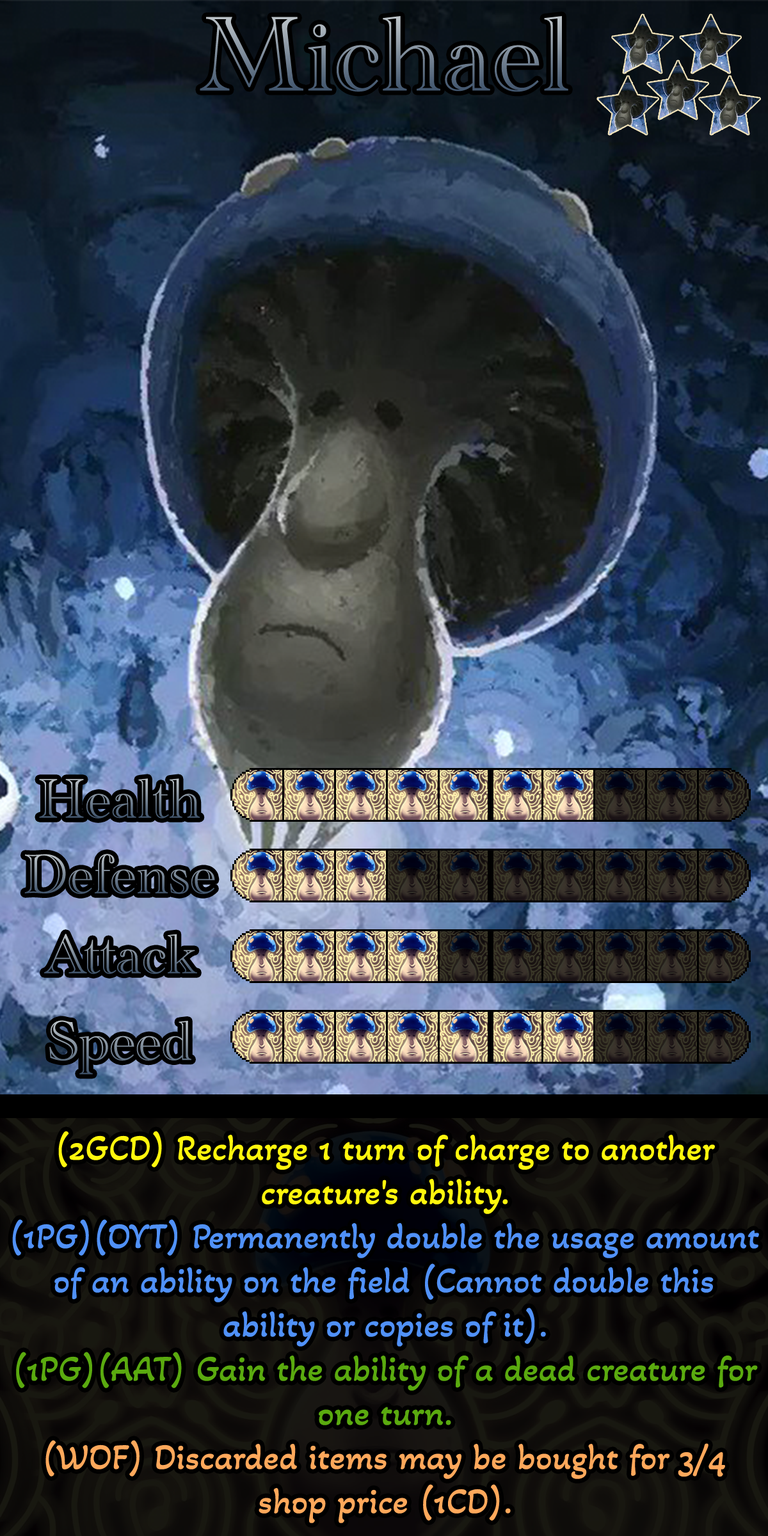
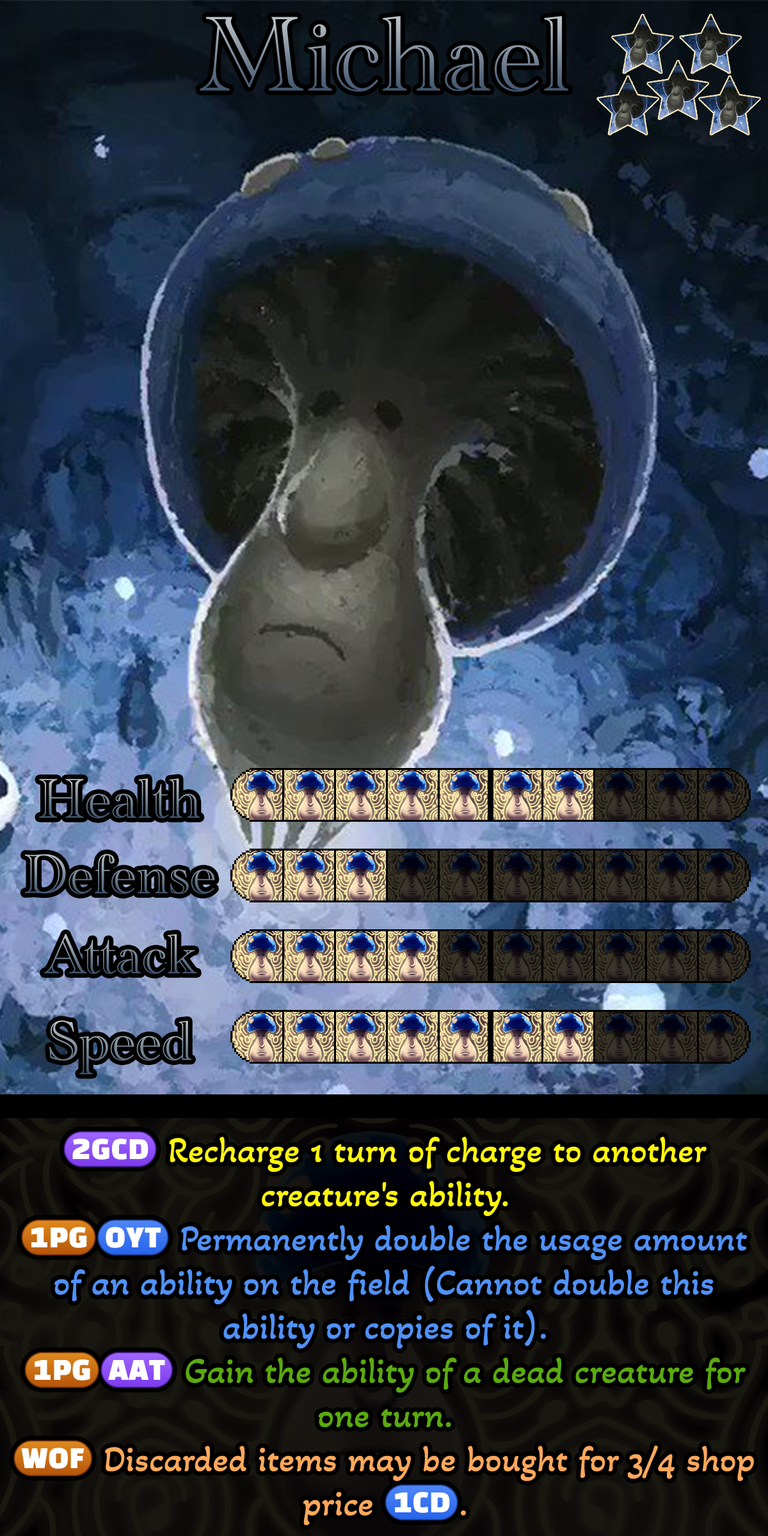
Layered file, before and after one edit (768x1536). Changes by layer:
painted on "Ability" over 12, 1130, 759, 1526
